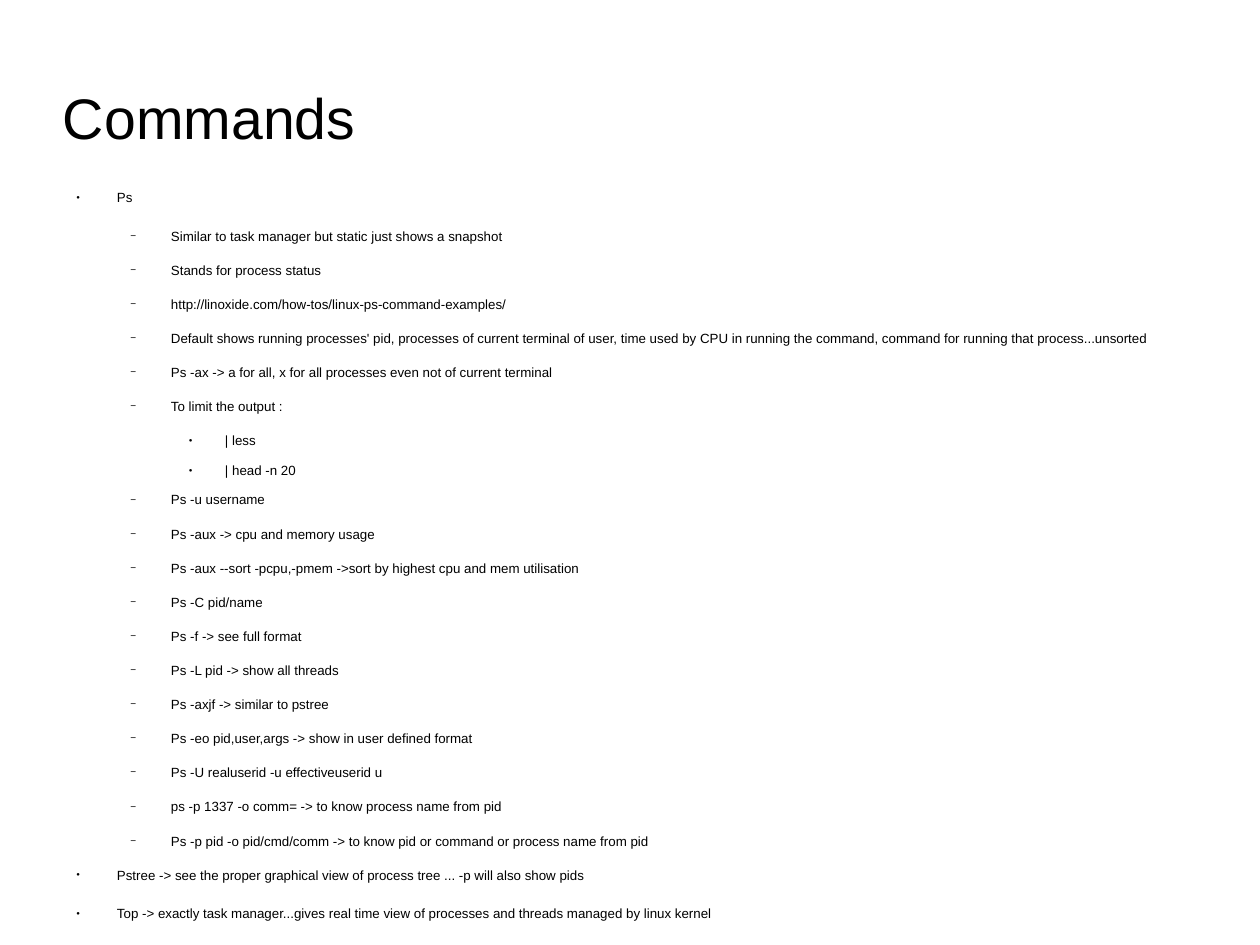
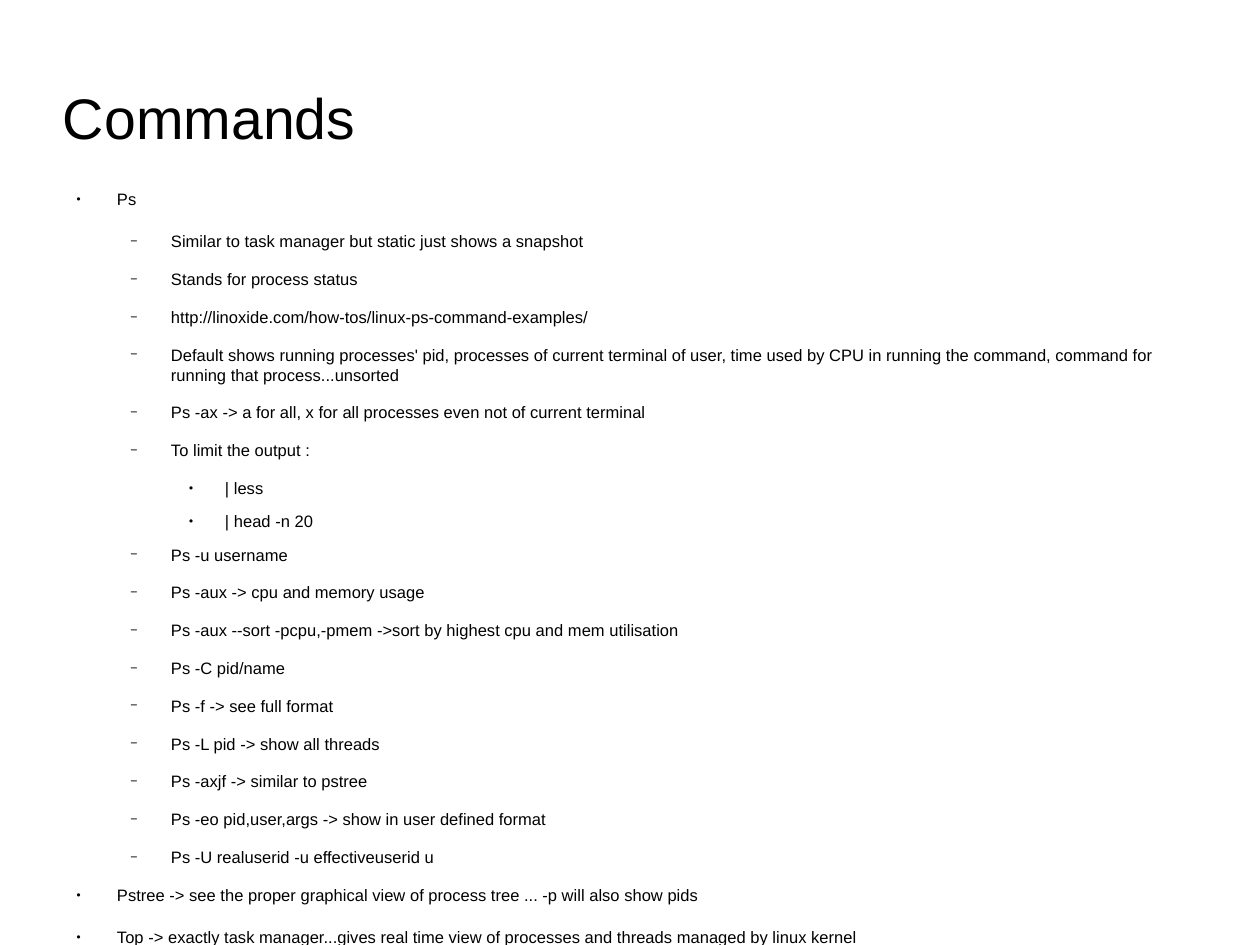
Before and after one commit to tanmayrajani/Internship_PreWork, a slide deck: slide 8 of Shell_Script/Shell_Script_Notes.odp. Drawn at 1260x945 pixels with LibreOffice and Linux fonts; fonts in the diff are those of the drawing; background and template pictures are left out. Boxes give left, top, right and bottom in pixels: in the first picture for what was removed or moved away, otherwise in the second. Text is boxed around its words. In the diff, an @@ line names an element or a change of style, - is before the commit and + after.

```diff
--- a/Shell_Script/Shell_Script_Notes.odp
+++ b/Shell_Script/Shell_Script_Notes.odp
@@ text "Ps" at [117, 193, 1152, 945]: size 8.4 to 10.4 pt @@
@@ text at [171, 801, 649, 849]: paragraphs removed @@
-  − ps -p 1337 -o comm= -> to know process name from pid
-  − Ps -p pid -o pid/cmd/comm -> to know pid or command or process name from pid
```
Also in this commit, not shown: 1 other slide changed, 1 slide removed, 3 other files.
